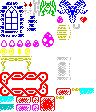
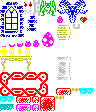
Revision of a layered w=96, h=112 image; what changed, layer by layer:
painted on "Background" over <box>1,40,36,47</box>
